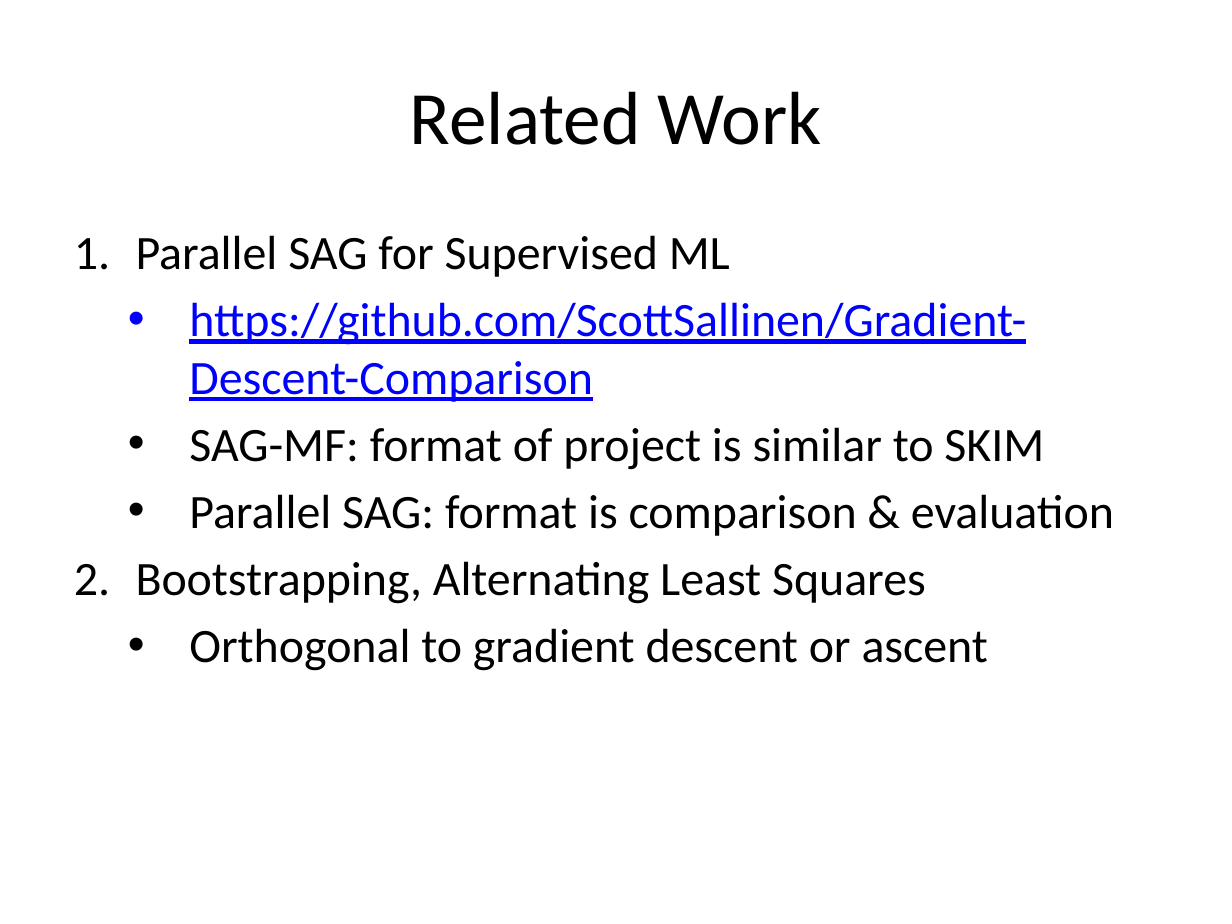
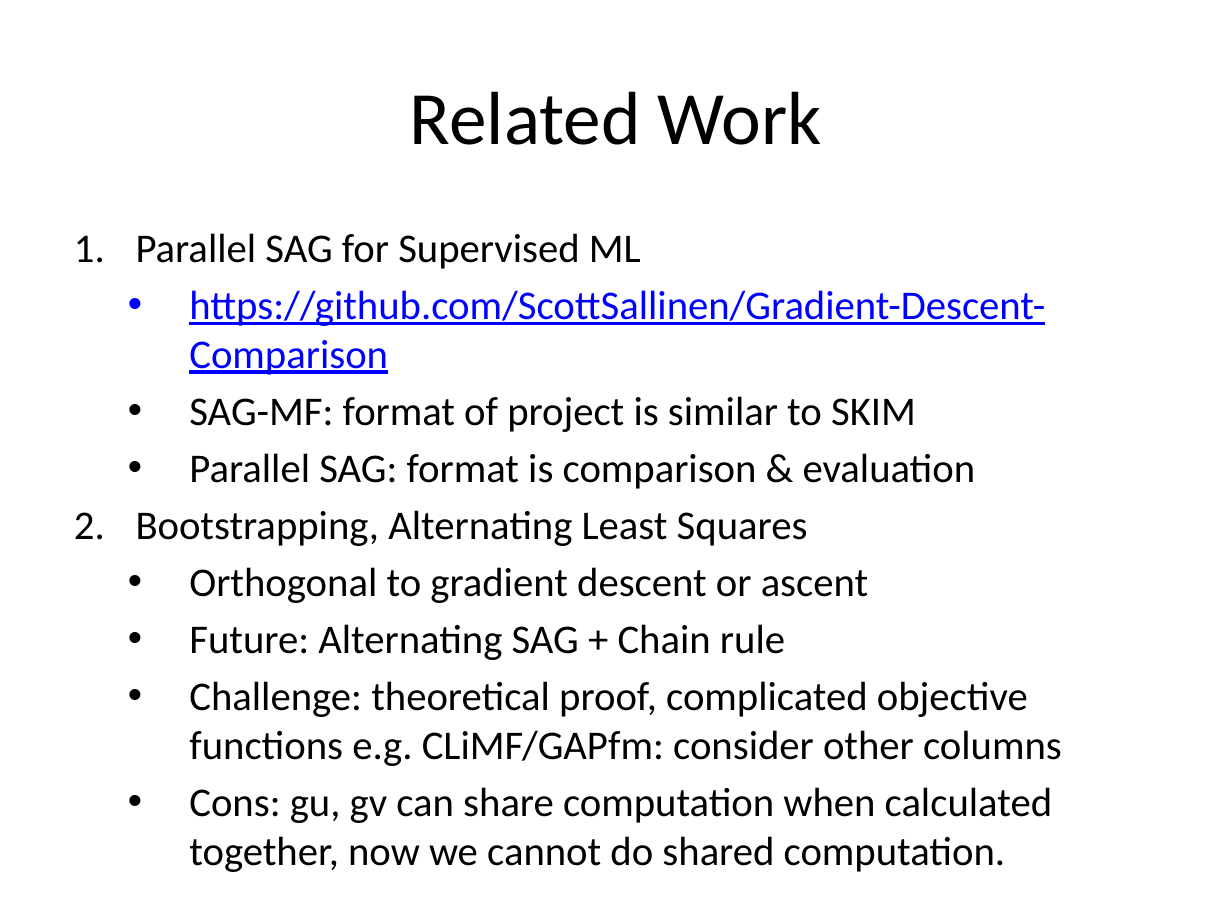
Before and after one commit to jamestklo/MatrixFactorizationMatlab, a slide deck: slide 51 of cs534L-SAGmf.pptx (slide 50 before the commit). Drawn at 1232x924 pixels with LibreOffice and Linux fonts; fonts in the diff are those of the drawing. Boxes give left, top, right and bottom in pixels: in the first picture for what was removed or moved away, otherwise in the second. Text is boxed around its words. In the diff, an @@ line names an element or a change of style, - is before the commit and + after.

```diff
--- a/cs534L-SAGmf.pptx
+++ b/cs534L-SAGmf.pptx
@@ text at [136, 233, 1045, 603]: size 28 to 23.8 pt in "Parallel SAG for Supervised ML", "https://github.com/ScottSallinen/Gradient-Descent-Comparison", "SAG-MF: format of project is similar to ...", "Parallel SAG: format is comparison & evaluation" and 2 more places @@
@@ text at [189, 624, 1062, 823]: paragraphs added @@
+  • Future: Alternating SAG + Chain rule
+  • Challenge: theoretical proof, complicated objective functions e.g. CLiMF/GAPfm: consider other columns
+  • Cons: gu, gv can share computation when calculated together, now we cannot do shared computation.
```
Also in this commit, not shown: 2 other slides changed, 1 slide added, 1 other file.
